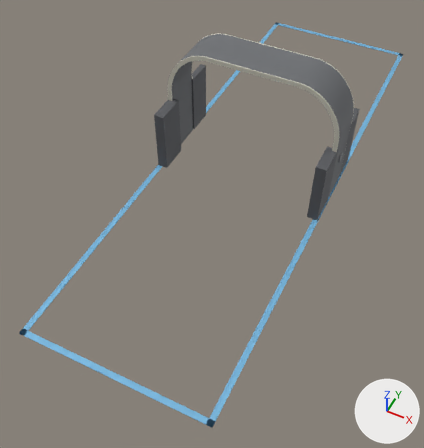
Before and after pictures for a commit that changed the glTF model public/colibri-xl.glb.
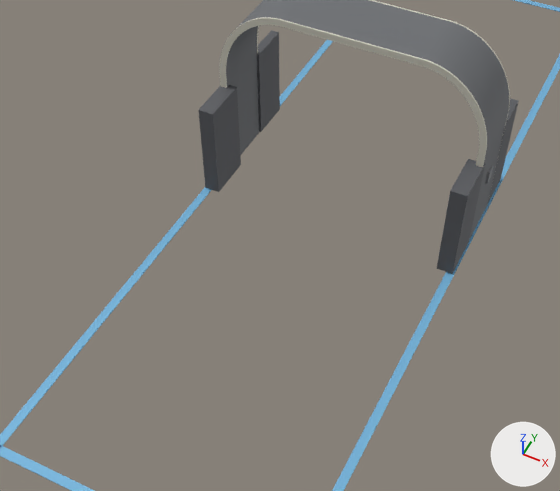
There are two pictures of each version: one whole from a camera (50 mm lens) standing at (3.82, -3.6, 9.6) and looking at (-0.09, 4.22, -0.18), one close up on the part from 6% to 91% of the width and 10% to 80% of the height. Lighting does not change. The marker at lower right points along +X, +Y and +Z. The first two pictures are the older version.

In view in the first close-up: 'arch_shell', 'arch_trim_front', 'lane_left', 'lane_near_end', 'lane_right', 'wing_1', 'wing_2', 'wing_3', 'wing_4' and 3 more.
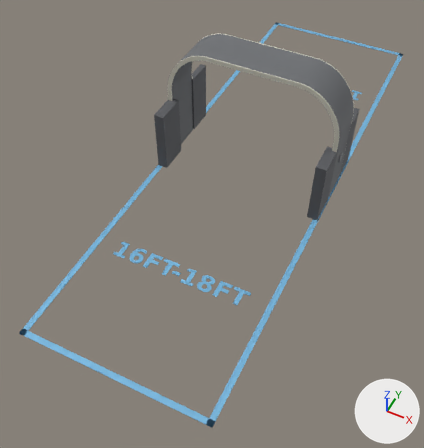
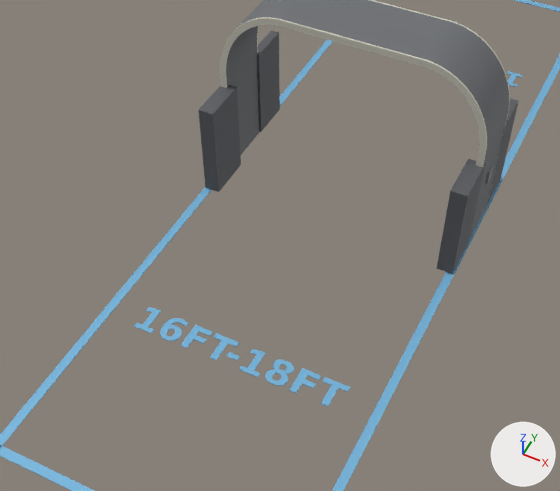
Changed parts and their boxes [x1, y1, x2, y2] in the close-ups (560 x 491 px):
'label_near_end', added: after [134, 307, 350, 406]
'label_far_end', added (mostly hidden): after [506, 71, 523, 87]

What changed in the scene script:
```text
Add me_label_far_end:
    me_label_far_end.from_pydata(...)  # 350 vertices, 676 faces; spans x -1.5..1.5, y 9.81..10.21, z 0.0..0.01
    me_label_far_end.materials.append(mat_material_4)  # blue #76b4db
Add me_label_near_end:
    me_label_near_end.from_pydata(...)  # 350 vertices, 676 faces; spans x -1.5..1.5, y 2.39..2.79, z 0.0..0.01
    me_label_near_end.materials.append(mat_material_4)  # blue #76b4db
Add ob_label_far_end:
    ob_label_far_end = bpy.data.objects.new('label_far_end', me_label_far_end)
    ob_label_far_end.location = (0.0, 0.0, 0.0)
Add ob_label_near_end:
    ob_label_near_end = bpy.data.objects.new('label_near_end', me_label_near_end)
    ob_label_near_end.location = (0.0, 0.0, 0.0)
```
